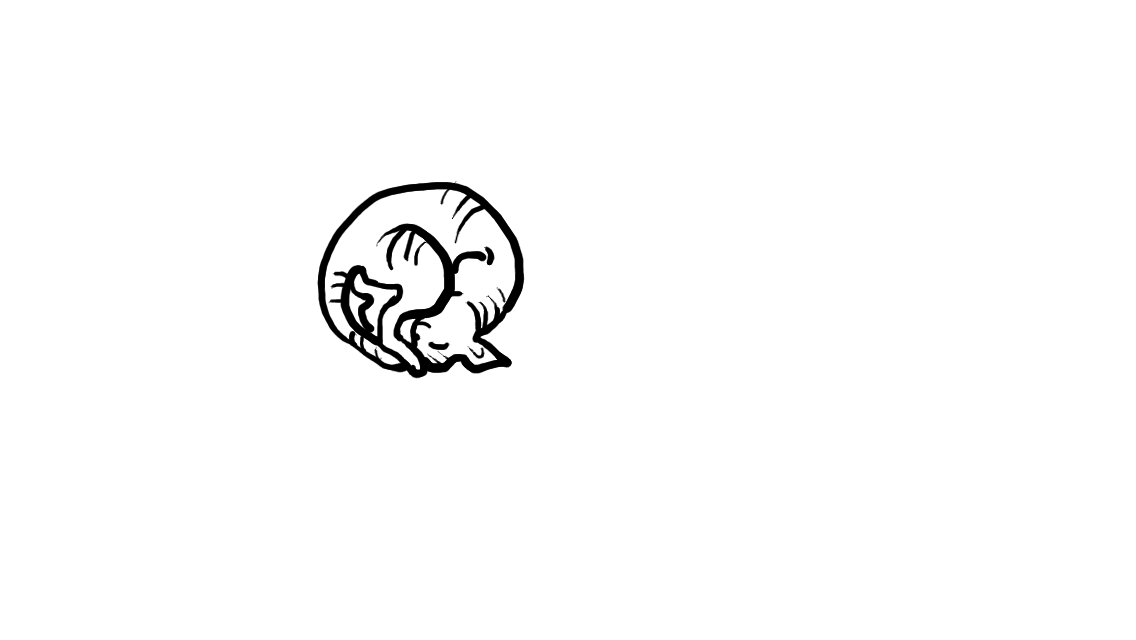
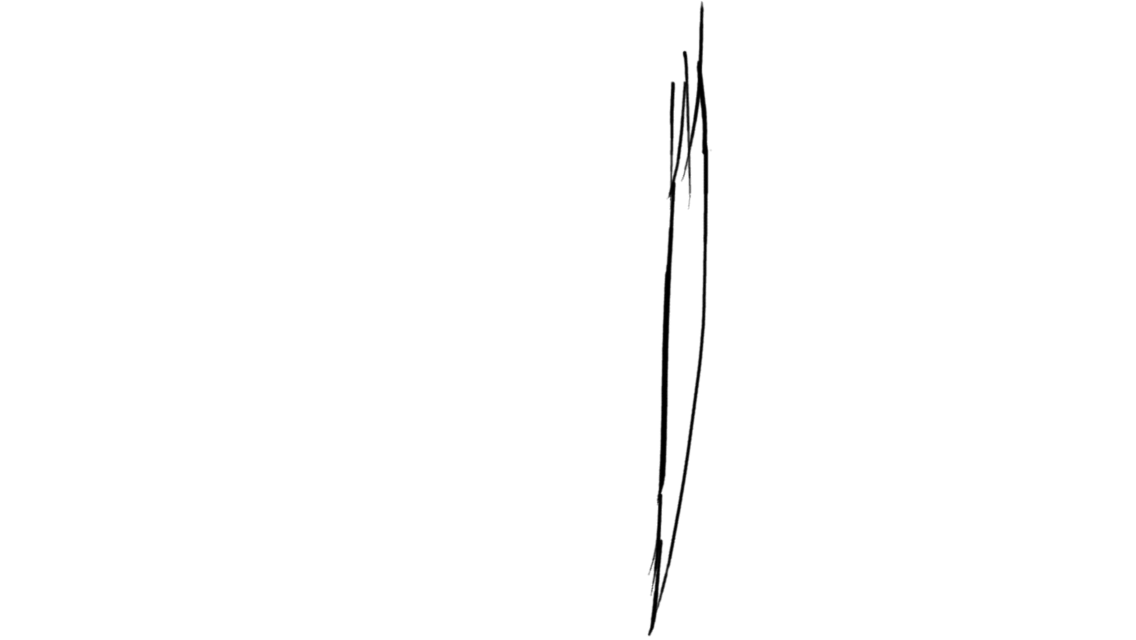
Layered file, before and after one edit (1136 × 640). Changes by layer:
added group "爪" with 2 layers in group "デッサン" over [647, 0, 713, 637]
added layer "レイヤー #36" in group "爪" over [647, 0, 713, 637]
added layer "レイヤー #37" in group "爪" over [650, 12, 707, 632]
added group "亥" with 2 layers in group "デッサン" over [317, 54, 713, 634]
hid group "猫デッサン #1" (14 layers) over [317, 13, 713, 469]
